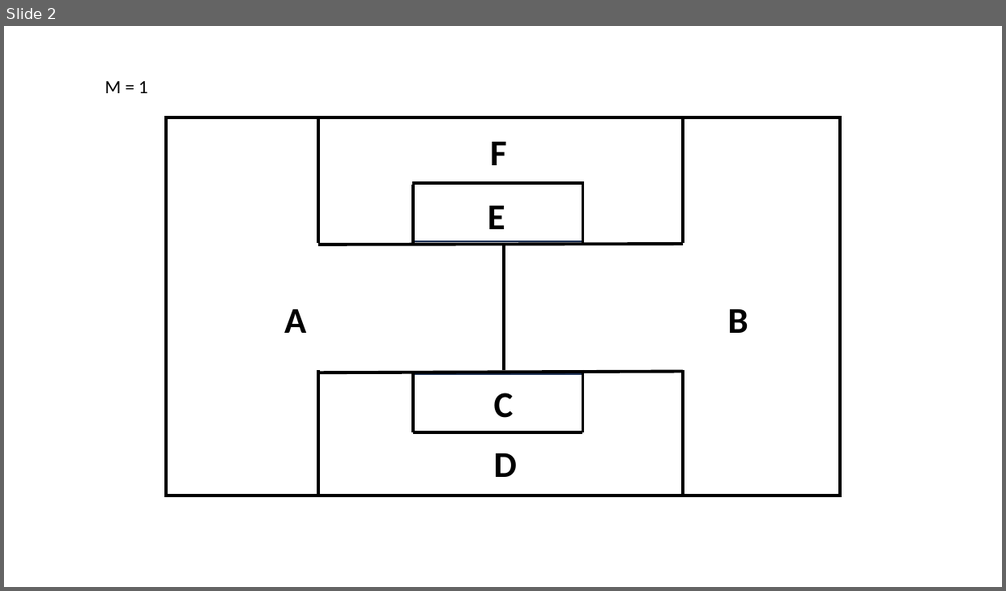
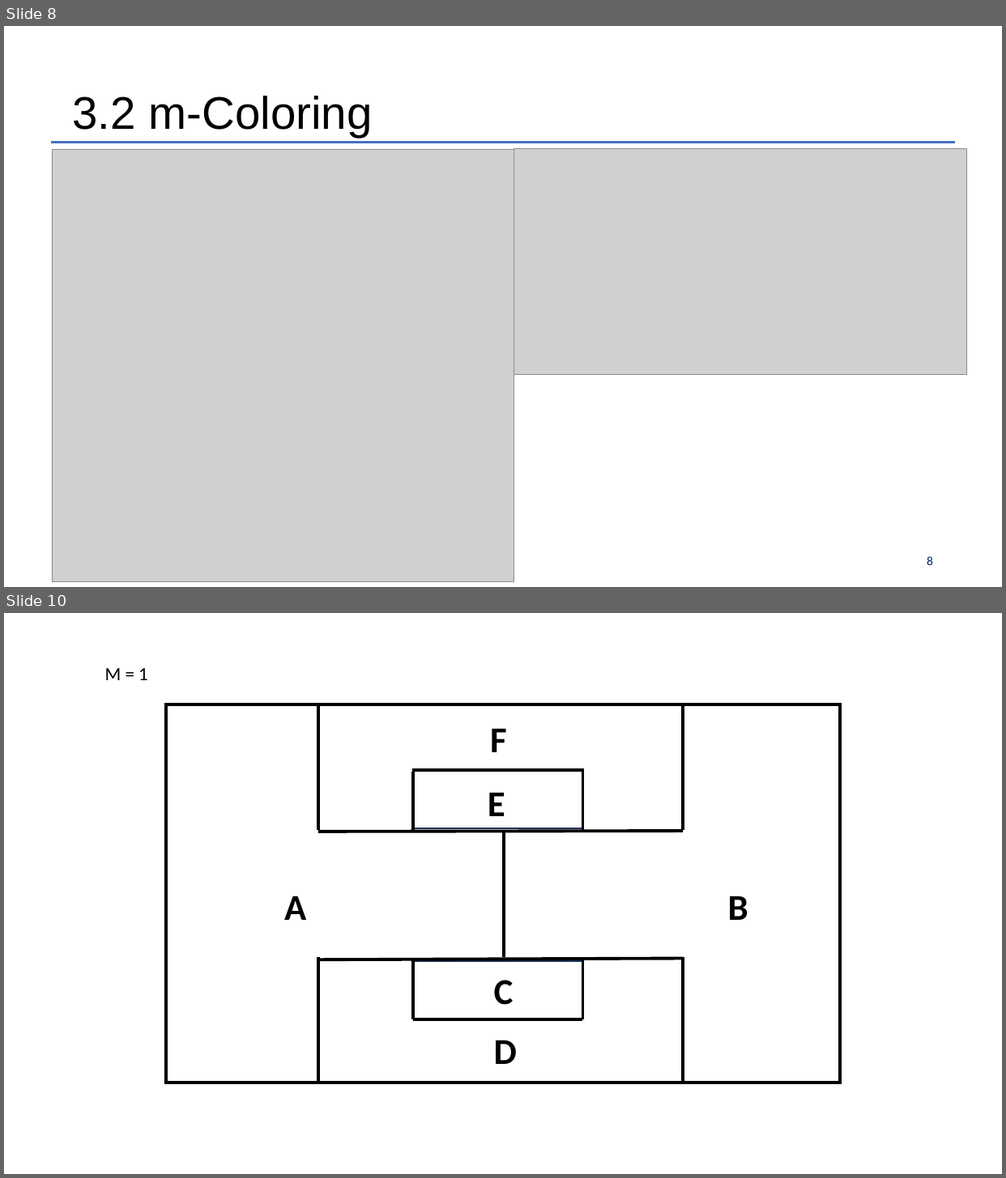
Before and after one commit to Much3m/Exam_Scheduler, a slide deck: project.pptx. Shown one above the other, each under a label of ours: slide 2 before the commit, slides 8 and 10 after it; the slides between them are not shown. The pictures are 1006x591 and 1006x1178 pixels, drawn with LibreOffice and Linux fonts; fonts in the diff are those of the drawing; grey boxes stand for pictures; background and template pictures are left out. Boxes give left, top, right and bottom in pixels: in the first picture for what was removed or moved away, otherwise in the second. Text is boxed around its words. In the diff, an @@ line names an element or a change of style, - is before the commit and + after.

```diff
--- a/project.pptx
+++ b/project.pptx
@@ slide 8 added at [4, 26, 1002, 587], background #FFFFFF @@
@@ text added at [72, 96, 373, 138], 44 pt, text #000000 @@
+3.2 m-Coloring
@@ freeform shape added at [51, 142, 955, 142], outline #4471C4 2.5 pt @@
@@ picture added at [52, 149, 513, 582] @@
@@ picture added at [514, 149, 967, 375] @@
@@ page number added at [927, 557, 933, 565], 12 pt, text #001F5F @@
+8
@@ what was slide 2 is now slide 10 @@
```
Also in this commit, not shown: 1 slide changed, 7 other slides added, 1 other file.
